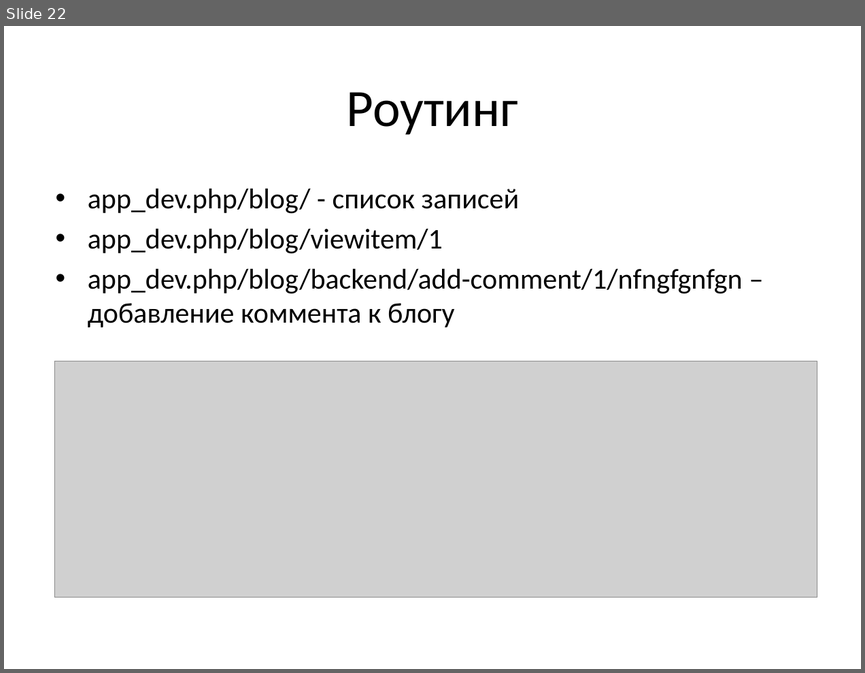
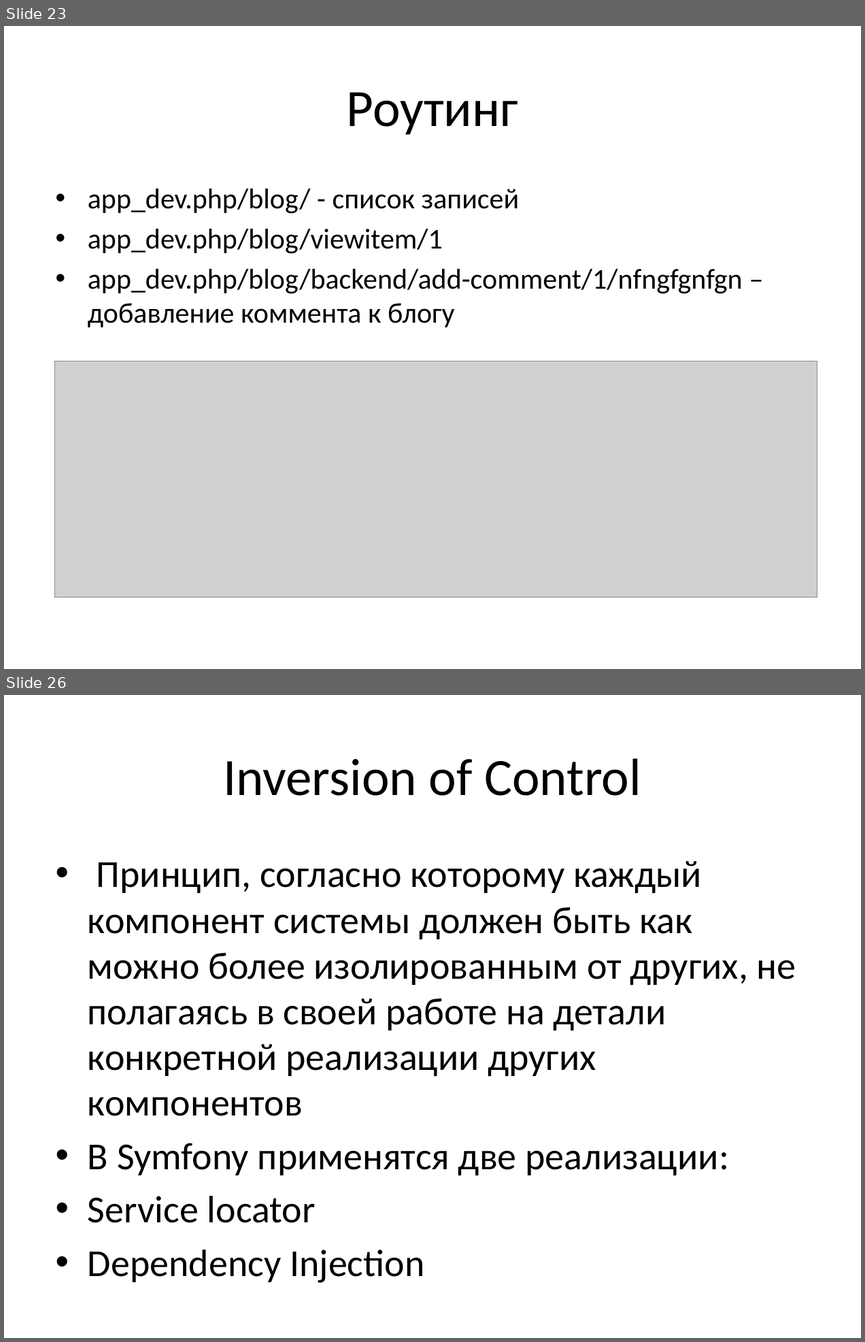
Before and after one commit to smoly-kuzstu/lections, a slide deck: lections/lesson02/Lection 2.pptx. Shown one above the other, each under a label of ours: slide 22 before the commit, slides 23 and 26 after it; the slides between them are not shown. The pictures are 865x673 and 865x1342 pixels, drawn with LibreOffice and Linux fonts; fonts in the diff are those of the drawing; grey boxes stand for pictures. Boxes give left, top, right and bottom in pixels: in the first picture for what was removed or moved away, otherwise in the second. Text is boxed around its words. In the diff, an @@ line names an element or a change of style, - is before the commit and + after.

```diff
--- a/lections/lesson02/Lection 2.pptx
+++ b/lections/lesson02/Lection 2.pptx
@@ slide 26 added at (4, 695, 861, 1338), background #FFFFFF @@
@@ title added at (223, 758, 641, 796), 44 pt, text #000000 @@
+Inversion of Control
@@ text added at (88, 861, 796, 1283), 32 pt, text #000000 @@
+• Принцип, согласно которому каждый компонент системы должен быть как можно более изолированным от других, не полагаясь в своей работе на детали конкретной реализации других компонентов
+• В Symfony применятся две реализации:
+• Service locator
+• Dependency Injection
@@ what was slide 22 is now slide 23 @@
```
Also in this commit, not shown: 2 slides changed, 4 other slides added, 1 other file.
